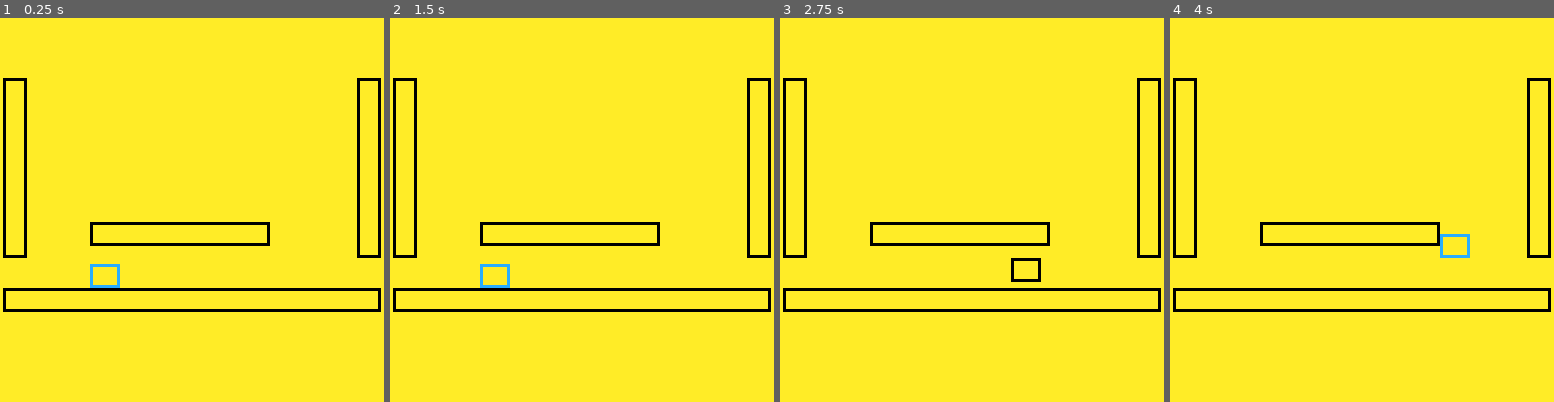
Above: before the commit, frames 1-4 (left to right).
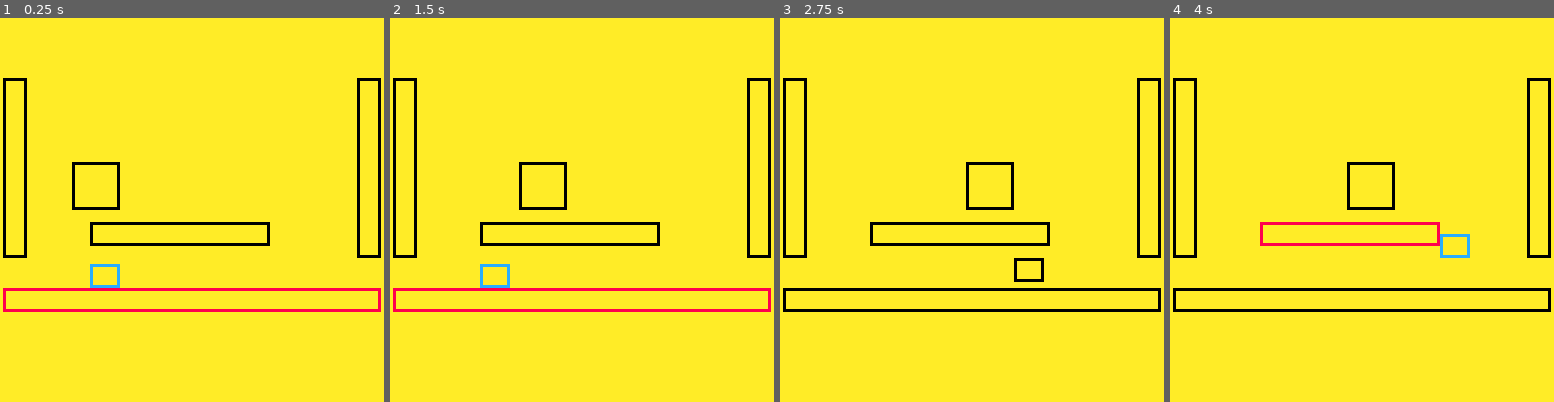
Above: after the commit, the same moments.

Repository: aylanonsense/agab
Game: PICO-8 cartridge cart.p8
The game is run twice, just before and just after one commit, with the same random seed, the same clock (stepped at 60 frames per second) and the same inputs.
Inputs:
- Up to frame 1 (0.25 s): no input
- Up to frame 2 (1.5 s): tap X (X key) at 0.33, 1.07 s; tap O (Z key) at 0.7 s
- Up to frame 3 (2.75 s): hold Right 1.6-2.1 s; tap O (Z key) at 1.7, 2.1, 2.5 s; tap X (X key) at 1.85 s; hold Up 2.15-2.42 s; hold Right from 2.47 s (still down)
- Up to frame 4 (4 s): tap O (Z key) at 2.9, 3.3, 3.7 s; tap X (X key) at 2.97 s; release Right at 3.03 s; hold Left 3.08-3.58 s; hold Down 3.63-3.97 s

The runs differ from the first frame. In frame 1, 2.0% of the frame differs, in the area x 0-100%, y 37-77%; in frame 2, 2.0%; in frame 3, 0.5%; in frame 4, 1.2%.

Commit message:
Sticking to moving platforms, velocity no longer accounts for platforms

Diff:
--- a/cart.p8
+++ b/cart.p8
@@ -15,7 +15,7 @@
 local button_presses={}
 
 -- a dictionary of entity classes that can be spawned via spawn_entity
--- todo: leap_velocity properly accounts for leaping into an object
+-- todo: tap up to stick into the underside of a short ceiling
 local entity_classes={
 	slime={
 		width=10,
@@ -24,8 +24,6 @@
 		collision_indent=2,
 		input_buffer_amount=3,
 		jump_dir=nil,
-		airborne_vx=0,
-		airborne_vy=0,
 		stuck_dir=nil,
 		stuck_platform=nil,
 		has_double_jump=false,
@@ -79,7 +77,7 @@
 			end
 			-- gravity accelerates the slime downwards
 			if not self.stuck_platform then
-				self.vy=min(self.vy+0.25,ternary(self.is_bouncing,5,3.5))
+				self.vy+=0.25
 			end
 			-- the slime slows to a stop when sliding
 			if self.slide_frames>6 and self.has_slid_this_frame then
@@ -89,9 +87,13 @@
 			-- check for bounce
 			if not self.is_bouncing and self.vy>-1 and not self.jumpable_surface and not self.stuck_platform and button_presses[3] then
 				self.is_bouncing=true
-				self.vy=5 -- self.airborne_vy+5
+				self.vy=3.75
 				self.bounces=0
 				self:recalc_bounce_energy()
+			end
+			if self.stuck_platform then
+				self.vx=self.stuck_platform.vx
+				self.vy=self.stuck_platform.vy
 			end
 			-- check for jumps
 			if not self.is_bouncing and self.jump_disabled_frames<=0 and (self.jumpable_surface_buffer_frames>0 or self.has_double_jump) then
@@ -124,15 +126,18 @@
 					self:jump("up")
 				end
 			end
-			if self.stuck_platform then
-				self.airborne_vx=self.vx
-				self.airborne_vy=self.vy
-			end
+			-- clamp velocity
+			self.velocity_x=mid(-3.75,self.velocity_x,3.75)
+			self.velocity_y=mid(-3.75,self.velocity_y,3.75)
 			-- apply the velocity
 			self.slide_platform=nil
-			self.collision_padding=ternary(self.stick_disabled_frames>0,0,0.5)
+			self.collision_padding=ternary(self.stick_disabled_frames>0,0,1.5)
 			self.has_slid_this_frame=false
 			self:apply_velocity(self.is_bouncing)
+			-- the slime might get unstuck from the platform
+			if self.stuck_platform and not self:check_for_collision(self.stuck_platform) then
+				self:unstick()
+			end
 			-- keep track of slide time
 			if self.has_slid_this_frame then
 				increment_counter_prop(self,"slide_frames")
@@ -149,6 +154,9 @@
 				self:draw_outline(11)
 			else
 				self:draw_outline(0)
+			end
+			if self.stuck_platform then
+				self.stuck_platform:draw_outline(8)
 			end
 		end,
 		on_collide=function(self,dir,other)
@@ -160,7 +168,6 @@
 			-- slide across the platform
 			elseif self.stick_disabled_frames>0 or (self.jump_dir=="left" and buttons[0]) or (self.jump_dir=="right" and buttons[1]) or (self.jump_dir=="up" and buttons[2] and dir!="up") then
 				self:slide(other,dir)
-				-- todo: update airborne_vx and airborne_vy
 			-- stick to the platform
 			elseif not self.stuck_platform or other==self.stuck_platform or (dir=="down" and self.stuck_dir!="down") then
 				self:stick(other,dir)
@@ -168,7 +175,7 @@
 		end,
 		bounce=function(self,platform,dir,vx)
 			increment_counter_prop(self,"bounces")
-			local vy=min(5,sqrt(2*(self.bounce_energy-0.25*(128-self.y))))
+			local vy=min(3.75,sqrt(2*(self.bounce_energy-0.25*(128-self.y))))
 			if dir=="down" then
 				self.has_double_jump=true
 				self.vy=platform.vy-vy
@@ -183,7 +190,7 @@
 			end
 		end,
 		recalc_bounce_energy=function(self)
-			self.bounce_energy=self.vx*self.vx/2+0.25*(128-self.y)
+			self.bounce_energy=self.vy*self.vy/2+0.25*(128-self.y)
 		end,
 		slide=function(self,platform,dir)
 			if dir=="down" then
@@ -241,9 +248,6 @@
 						self.momentum_level=1
 					end
 				end
-				-- then jump off of the surface
-				self.airborne_vx=self.vx--+0.1*momentum_vx*ternary(self.momentum_dir=="left",-1,1)
-				self.airborne_vy=self.vy
 			-- exhaust double jump to jump in mid-air
 			else
 				self.has_double_jump=false
@@ -258,27 +262,28 @@
 			self.slide_frames=0
 			-- change velocity
 			if dir=="left" then
-				self.vx=self.airborne_vx-2
+				self.vx=-2
 				if self.jumpable_surface_dir=="up" then
-					self.vy=self.airborne_vy
+					self.vy=0
 				else
-					self.vy=self.airborne_vy-2.5
+					self.vy=-2.5
 				end
 			elseif dir=="right" then
-				self.vx=self.airborne_vx+2
+				self.vx=2
 				if self.jumpable_surface_dir=="up" then
-					self.vy=self.airborne_vy
+					self.vy=0
 				else
-					self.vy=self.airborne_vy-2.5
+					self.vy=-2.5
 				end
 			elseif dir=="up" then
-				self.vx=self.airborne_vx
 				if self.stuck_dir=="left" then
-					self.vx+=0.5
+					self.vx=0.5
 				elseif self.stuck_dir=="right" then
-					self.vx-=0.5
-				end
-				self.vy=self.airborne_vy-3.5
+					self.vx=-0.5
+				else
+					self.vx=0
+				end
+				self.vy=-3.5
 			end
 			-- and the slime is no longer stuck to any platforms
 			if self.jumpable_surface_buffer_frames>0 then
@@ -304,11 +309,19 @@
 function _init()
 	entities={}
 	-- spawn initial entities
-	spawn_entity("slime",30,85)
 	spawn_entity("block",1,20,{ height=60 })
 	spawn_entity("block",119,20,{ height=60 })
 	spawn_entity("block",1,90,{ width=126 })
 	spawn_entity("block",30,68,{ width=60 })
+	spawn_entity("block",20,48,{
+		width=16,
+		height=16,
+		update=function(self)
+			self.vx=ternary(self.frames_alive%200<100,0.5,-0.5)
+			self:apply_velocity()
+		end
+	})
+	spawn_entity("slime",30,85)
 end
 
 -- local skip_frames=0
@@ -325,6 +338,7 @@
 	-- update all the entities
 	local entity
 	for entity in all(entities) do
+		increment_counter_prop(entity,"frames_alive")
 		entity:update()
 	end
 end
@@ -345,6 +359,7 @@
 	-- create a default entity
 	local entity={
 		class_name=class_name,
+		frames_alive=0,
 		x=x,
 		y=y,
 		vx=0,
@@ -382,16 +397,19 @@
 			local entity
 			for entity in all(entities) do
 				-- check if they have matching collision channels
-				if entity!=self and band(self.collision_channel,entity.platform_channel)>0 then
-					local collision_dir=objects_colliding(self,entity)
-					if collision_dir then
-						-- they are colliding!
-						self:on_collide(collision_dir,entity)
-						found_collision=true
-					end
+				local collision_dir=self:check_for_collision(entity)
+				if collision_dir then
+					-- they are colliding!
+					self:on_collide(collision_dir,entity)
+					found_collision=true
 				end
 			end
 			return found_collision
+		end,
+		check_for_collision=function(self,other)
+			if other!=self and band(self.collision_channel,other.platform_channel)>0 then
+				return objects_colliding(self,other)
+			end
 		end,
 		on_collide=function(self,dir,other)
 			-- just handle the collision by default
